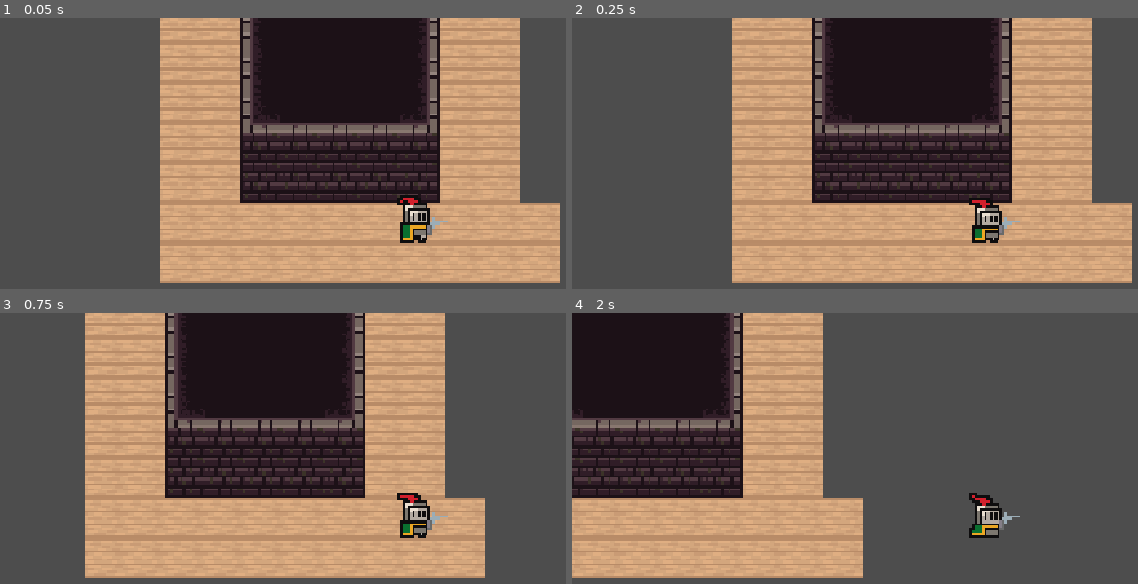
Above: before the commit, frames 1-4 (two rows, left to right).
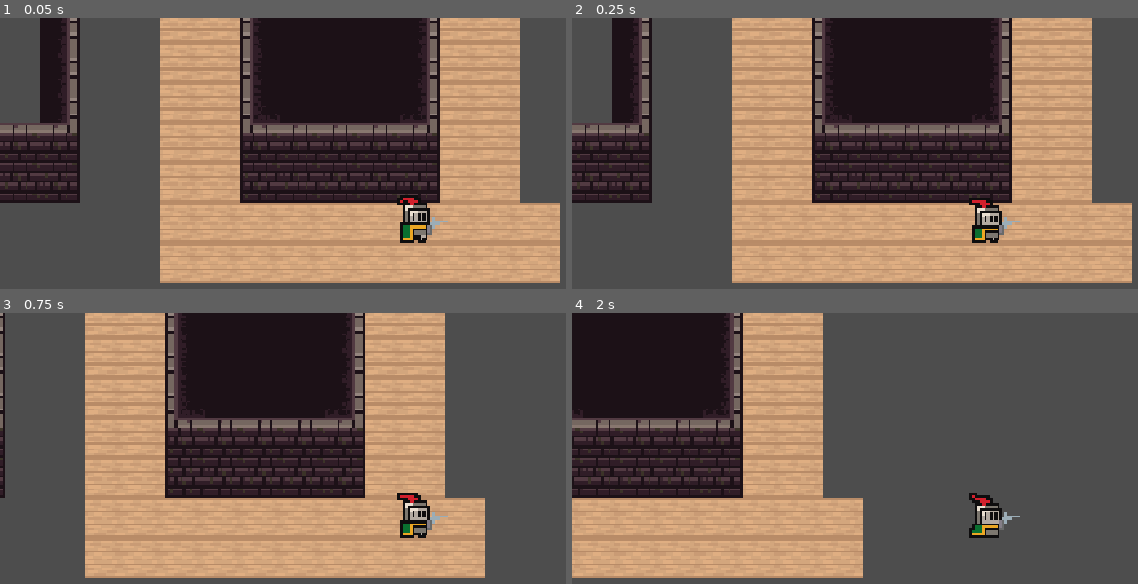
Above: after the commit, the same moments.

Repository: jpsalim21/GMTK_2026_2
Game: Godot game, scene res://BaseGame/scenes/scene1.tscn
Two runs of this game, one before a commit and one after it. Both use one fixed random seed, a clock stepped at 60 frames per second and the inputs below. This scene is started directly instead of the project's main scene.
Inputs (mouse positions are in pixels of both pictures, inside the frame that each line leads up to):
- Up to frame 1 (0.05 s): no input
- Up to frame 2 (0.25 s): no input
- Up to frame 3 (0.75 s): tap Enter at 0.5 s; move the mouse to (outside the picture) at 0.52 s; hold Right (ui_right) from 0.53 s (still down); click (outside the picture) at 0.67 s
- Up to frame 4 (2 s): release Right (ui_right) at 1.25 s; drag from (809, 559) to (outside the picture) at 1.27 s

The runs differ from the first frame. In frame 1, 5.9% of the frame differs, in the area x 0-15%, y 0-69%; in frame 2, 5.9%; in frame 3, 0.6%; in frame 4, nothing differs.
Error before the commit: Invalid access to property or key 'position' on a base object of type 'null instance'. (res://BaseGame/scripts/player.gd:10)

Commit message:
Start bullet script and scene

Diff:
--- /dev/null
+++ b/BaseGame/scenes/Objects/Projetil.tscn
@@ -0,0 +1,13 @@
+[gd_scene format=3 uid="uid://di82e63mcqs6j"]
+
+[ext_resource type="Script" uid="uid://bja81yofae3rd" path="res://BaseGame/scripts/projetil.gd" id="1_0x1j3"]
+
+[sub_resource type="RectangleShape2D" id="RectangleShape2D_capps"]
+
+[node name="Area2D" type="Area2D" unique_id=962626050]
+script = ExtResource("1_0x1j3")
+
+[node name="CollisionShape2D" type="CollisionShape2D" parent="." unique_id=2079720733]
+shape = SubResource("RectangleShape2D_capps")
+
+[node name="RayCast2D" type="RayCast2D" parent="." unique_id=97332158]
--- a/BaseGame/scenes/scene1.tscn
+++ b/BaseGame/scenes/scene1.tscn
@@ -2,6 +2,7 @@
 
 [ext_resource type="PackedScene" uid="uid://j1t1nwjj4sd1" path="res://BaseGame/scenes/player.tscn" id="1_6nyjo"]
 [ext_resource type="Texture2D" uid="uid://bvfol0nlqtifu" path="res://BaseGame/assets/sprites/fHE4AU.png" id="2_0lfi1"]
+[ext_resource type="PackedScene" uid="uid://di82e63mcqs6j" path="res://BaseGame/scenes/Objects/Projetil.tscn" id="3_bjq8p"]
 
 [sub_resource type="TileSetAtlasSource" id="TileSetAtlasSource_bjq8p"]
 texture = ExtResource("2_0lfi1")
@@ -56,5 +57,9 @@
 
 [node name="TileMapLayer2" type="TileMapLayer" parent="." unique_id=1729807555]
 y_sort_enabled = true
-tile_map_data = PackedByteArray("AAD8//3/AAAAAAcAAAD8//z/AAA …(335 unchanged characters)… ACAAMAAAD///v/AAACAAMAAAD///r/AAACAAMAAAA=")
+tile_map_data = PackedByteArray("AAD8//3/AAAAAAcAAAD8//z/AAA …(335 unchanged characters)… ACAAMAAAD///v/AAACAAMAAAD///r/AAACAAMAAAD0//3/AAACAAcAAAD1//3/AAACAAcAAAD3//3/AAAFAAcAAAD2//3/AAACAAcAAAD3//z/AAAFAAIAAAD3//v/AAAFAAIAAAD3//r/AAAFAAIAAAD3//n/AAAFAAIAAAA=")
 tile_set = SubResource("TileSet_0p3oe")
+
+[node name="Area2D" parent="." unique_id=962626050 instance=ExtResource("3_bjq8p")]
+position = Vector2(-94, -68)
+speed = 2.0
--- a/BaseGame/scripts/player.gd
+++ b/BaseGame/scripts/player.gd
@@ -7,25 +7,25 @@
 const SPEED = 150.0
 
 func _ready() -> void:
-	revolverPosition = revolver_sprite.position.x
+	#revolverPosition = revolver_sprite.position.x
+	pass
 
 func _process(delta: float) -> void:
-
-
 	var mousePosition = get_global_mouse_position()
 
+	'''
 	if global_position.x < mousePosition.x:
 		revolver_sprite.flip_v = false
 		revolver_sprite.position.x = revolverPosition
 		player_sprite.flip_h = false
-
 	else:
 		revolver_sprite.position.x = - revolverPosition
 		revolver_sprite.flip_v = true
 		player_sprite.flip_h = true
+	'''
 
 
-	revolver_sprite.look_at(mousePosition)
+	#revolver_sprite.look_at(mousePosition)
 
 func _physics_process(delta: float) -> void:
 	var direction = Input.get_vector("ui_left", "ui_right", "ui_up", "ui_down")
--- /dev/null
+++ b/BaseGame/scripts/projetil.gd
@@ -0,0 +1,25 @@
+extends Area2D
+
+@export var speed : float
+@onready var collision_shape_2d: CollisionShape2D = $CollisionShape2D
+@onready var ray_cast_2d: RayCast2D = $RayCast2D
+var normal : Vector2
+var direction : Vector2
+
+func _ready() -> void:
+	body_entered.connect(collision_entered)
+	#set_process(false)
+	setup(Vector2(1, 0))
+
+func setup(_direction : Vector2):
+	direction = _direction
+	ray_cast_2d.target_position = direction * 50
+	set_process(true)
+
+func _physics_process(delta: float) -> void:
+	global_position += direction * speed
+	normal = ray_cast_2d.get_collision_normal()
+
+func collision_entered(node : Node2D):
+	direction = normal
+	ray_cast_2d.target_position = direction * 50
Not shown, added: BaseGame/scripts/projetil.gd.uid
